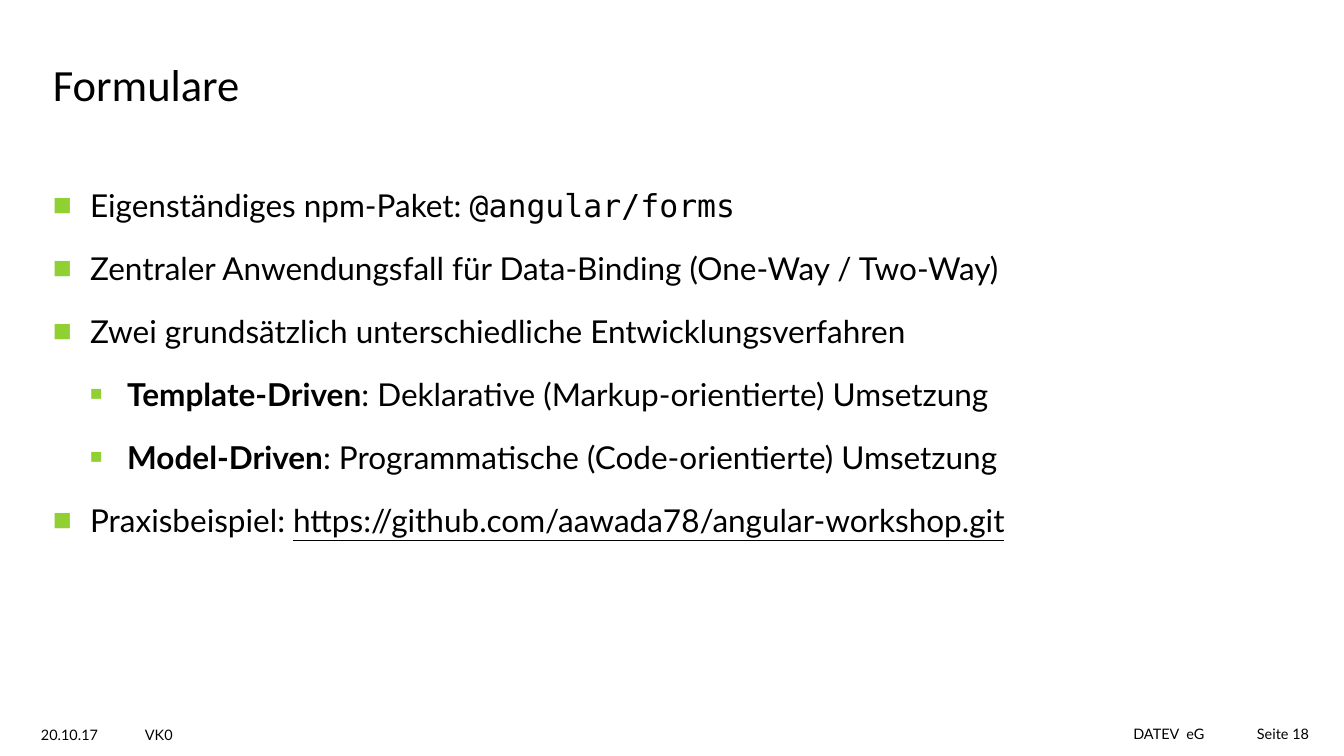
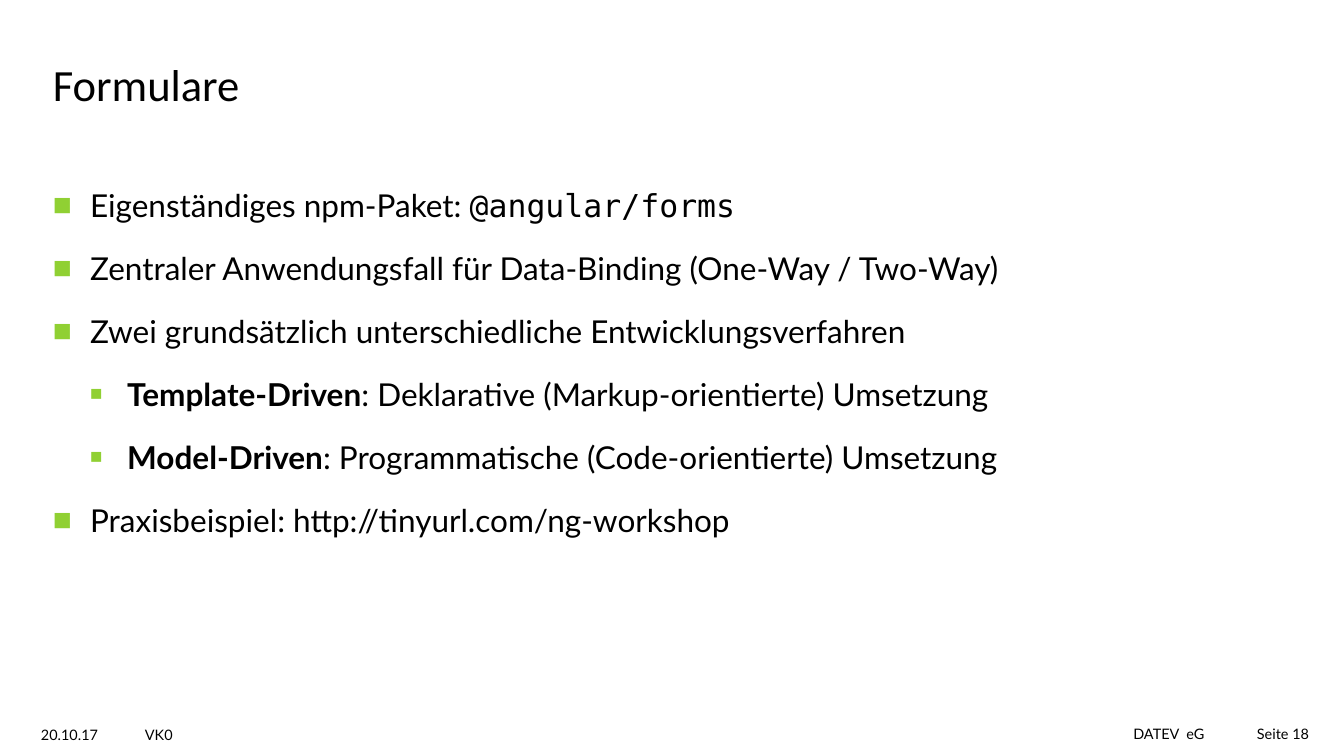
Before and after one commit to aawada78/angular-workshop, a slide deck: slide 18 of docs/Angular-Workshop-20.10.pptx. Drawn at 1344x756 pixels with LibreOffice and Linux fonts; fonts in the diff are those of the drawing; background and template pictures are left out. Boxes give left, top, right and bottom in pixels: in the first picture for what was removed or moved away, otherwise in the second. Text is boxed around its words. In the diff, an @@ line names an element or a change of style, - is before the commit and + after.

Commit message:
Folien - tinyurl hinzugefügt

```diff
--- a/docs/Angular-Workshop-20.10.pptx
+++ b/docs/Angular-Workshop-20.10.pptx
@@ text at (x1=90, y1=508, x2=729, y2=538): text changed @@
-■ Praxisbeispiel: https://github.com/aawada78/angular-workshop.git
+■ Praxisbeispiel: http://tinyurl.com/ng-workshop
```
Also in this commit, not shown: 1 other slide changed.
